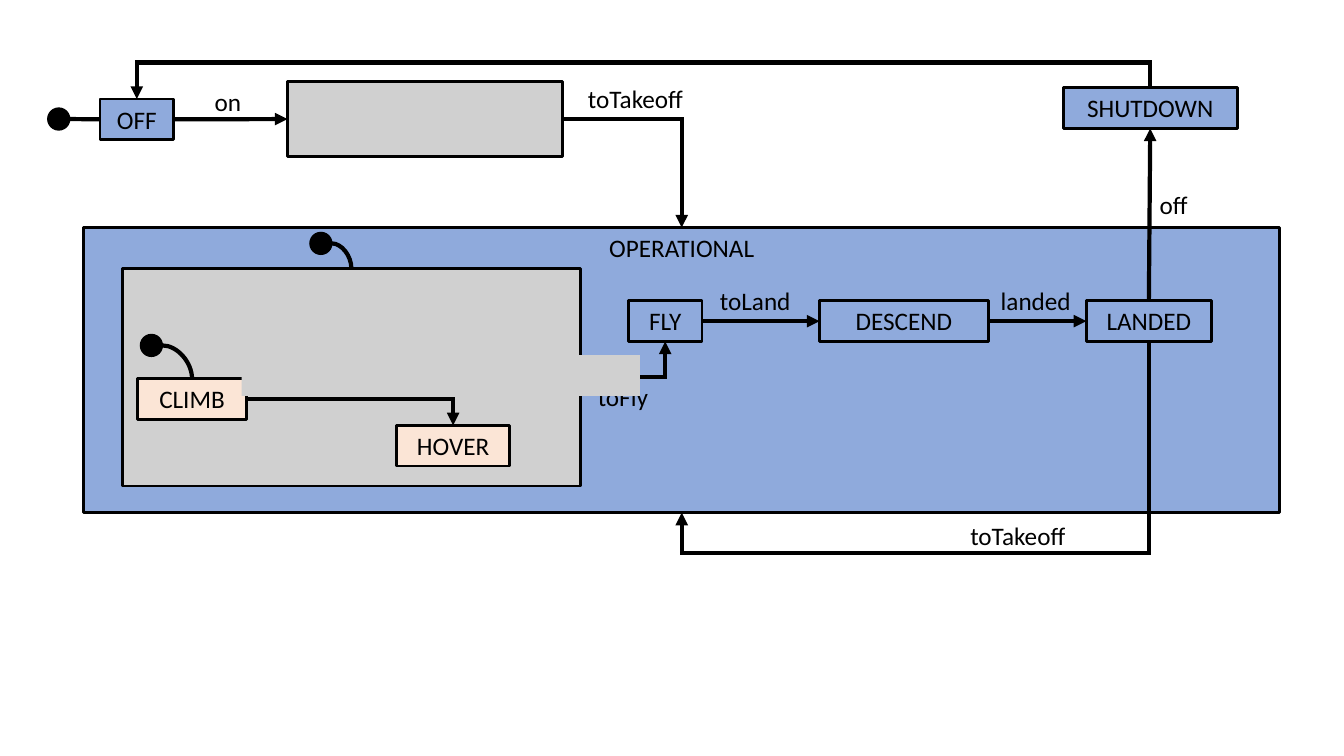
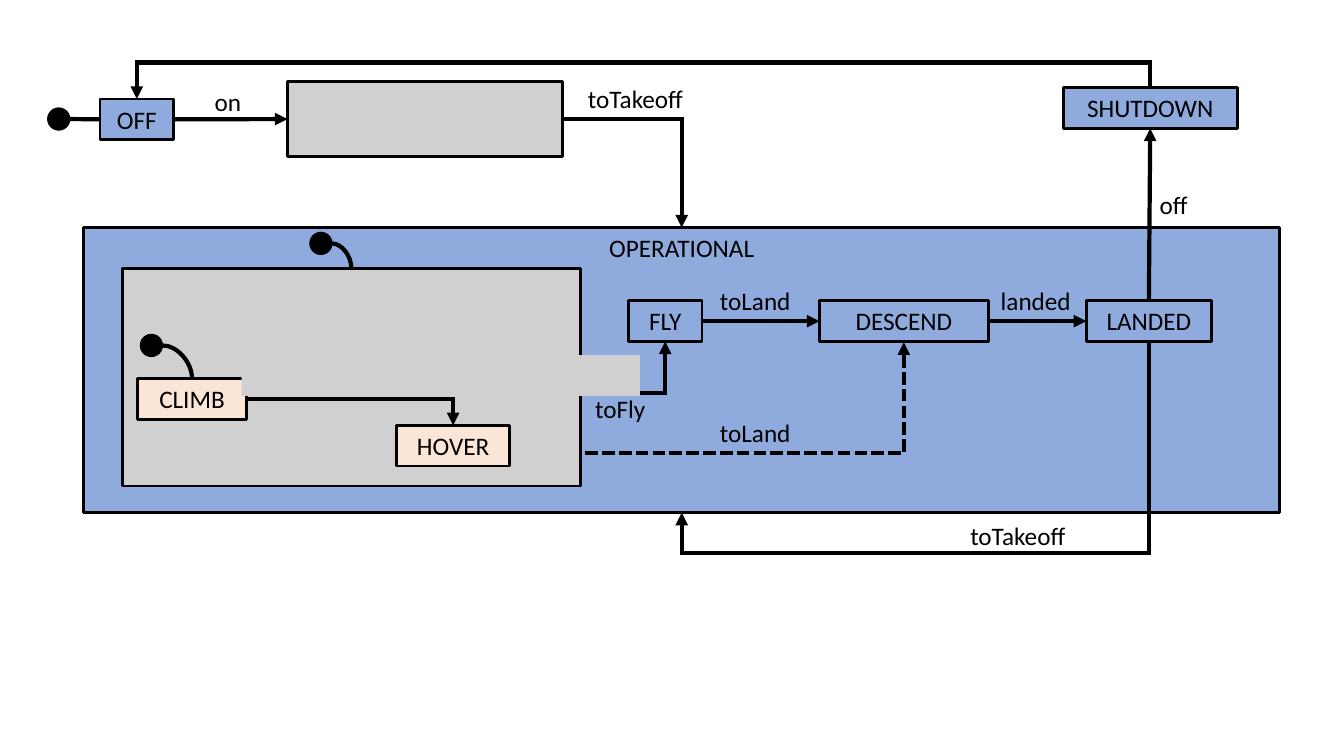
Before and after one commit to kmorris3/rodin_scxml_plugin, a slide deck: slide 2 of manuscripts/ABZ2020/source/figures/Diagrams.pptx. Drawn at 1344x756 pixels with LibreOffice and Linux fonts; fonts in the diff are those of the drawing; grey boxes stand for pictures. Boxes give left, top, right and bottom in pixels: in the first picture for what was removed or moved away, otherwise in the second. Text is boxed around its words. In the diff, an @@ line names an element or a change of style, - is before the commit and + after.

```diff
--- a/manuscripts/ABZ2020/source/figures/Diagrams.pptx
+++ b/manuscripts/ABZ2020/source/figures/Diagrams.pptx
@@ elbow arrow moved from (581, 377) - (665, 342) to (581, 393) - (665, 342) @@
@@ elbow arrow added from (586, 454) to (904, 343), #000000 3 pt dashed @@
@@ text "toFly": place and size @@
-text "toFly" at bbox=[598, 385, 648, 410]
+text "toFly" at bbox=[595, 400, 645, 422]
@@ text added at bbox=[720, 424, 791, 442], 18 pt, text #000000 @@
+toLand
```
Also in this commit, not shown: 4 other slides changed, 2 slides removed, 10 other files.
